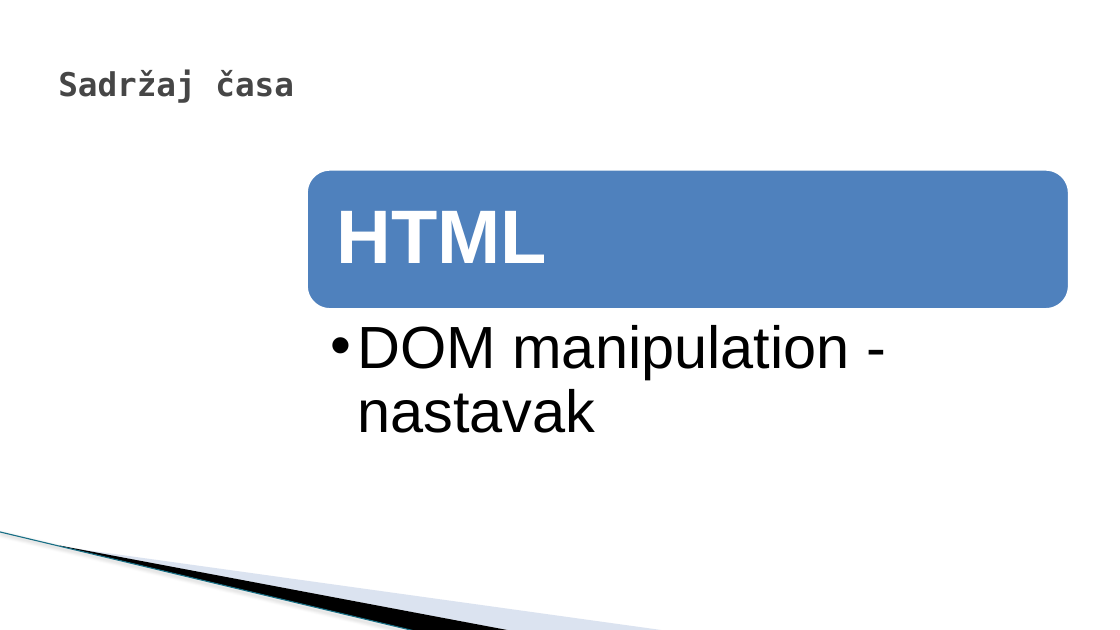
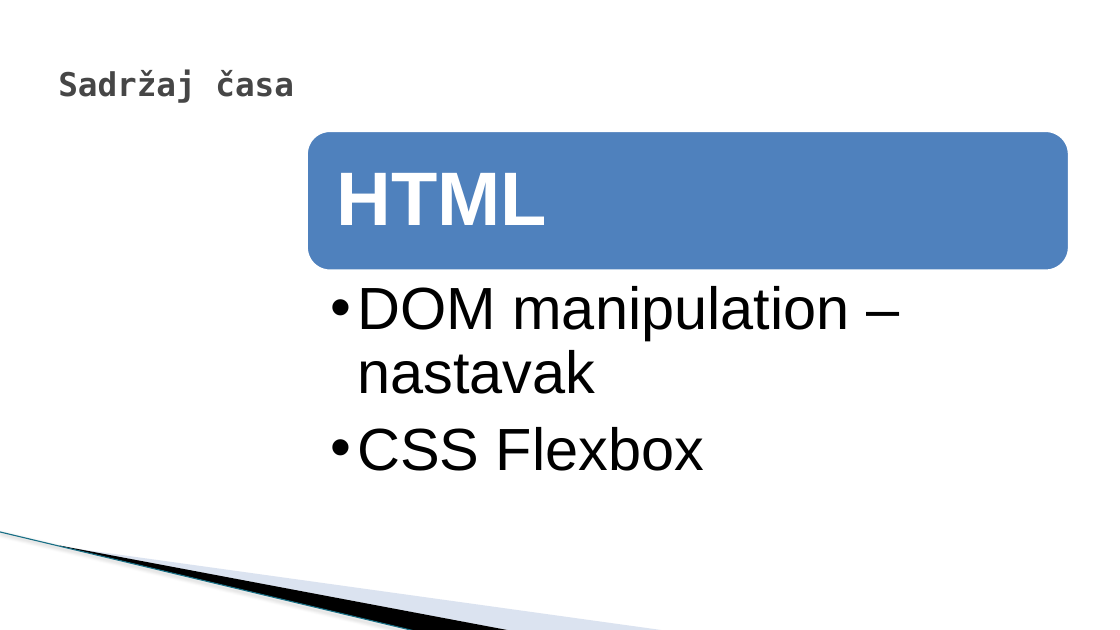
Before and after one commit to todalexcode/kurs-front-end, a slide deck: slide 2 of sesija-18/PPT/Front-End Developer-18.pptx. Drawn at 1120x630 pixels with LibreOffice and Linux fonts; fonts in the diff are those of the drawing; background and template pictures are left out. Boxes give left, top, right and bottom in pixels: in the first picture for what was removed or moved away, otherwise in the second. Text is boxed around its words. In the diff, an @@ line names an element or a change of style, - is before the commit and + after.

```diff
--- a/sesija-18/PPT/Front-End Developer-18.pptx
+++ b/sesija-18/PPT/Front-End Developer-18.pptx
@@ rounded rectangle: place and size @@
-rounded rectangle at box(307, 170, 1070, 309)
+rounded rectangle at box(307, 131, 1070, 271)
@@ text "HTML": place and size @@
-text "HTML" at box(336, 211, 546, 263)
+text "HTML" at box(336, 173, 546, 225)
@@ text at box(357, 286, 849, 471): text changed @@
-  •• DOM manipulation - nastavak
+  •• DOM manipulation – nastavak
+  •• CSS Flexbox
```
Also in this commit, not shown: 9 slides added, 1 slide removed, 15 other files.
